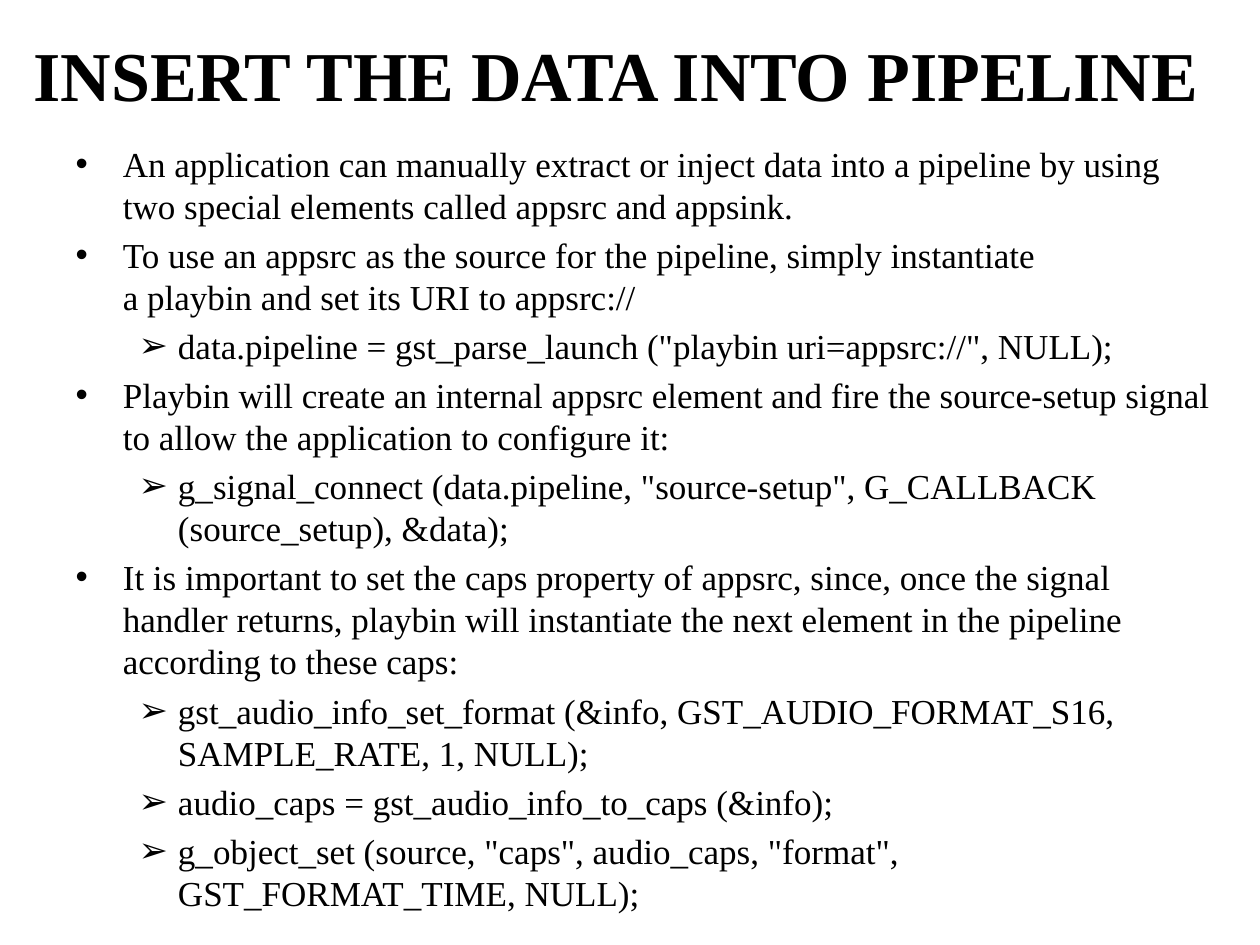
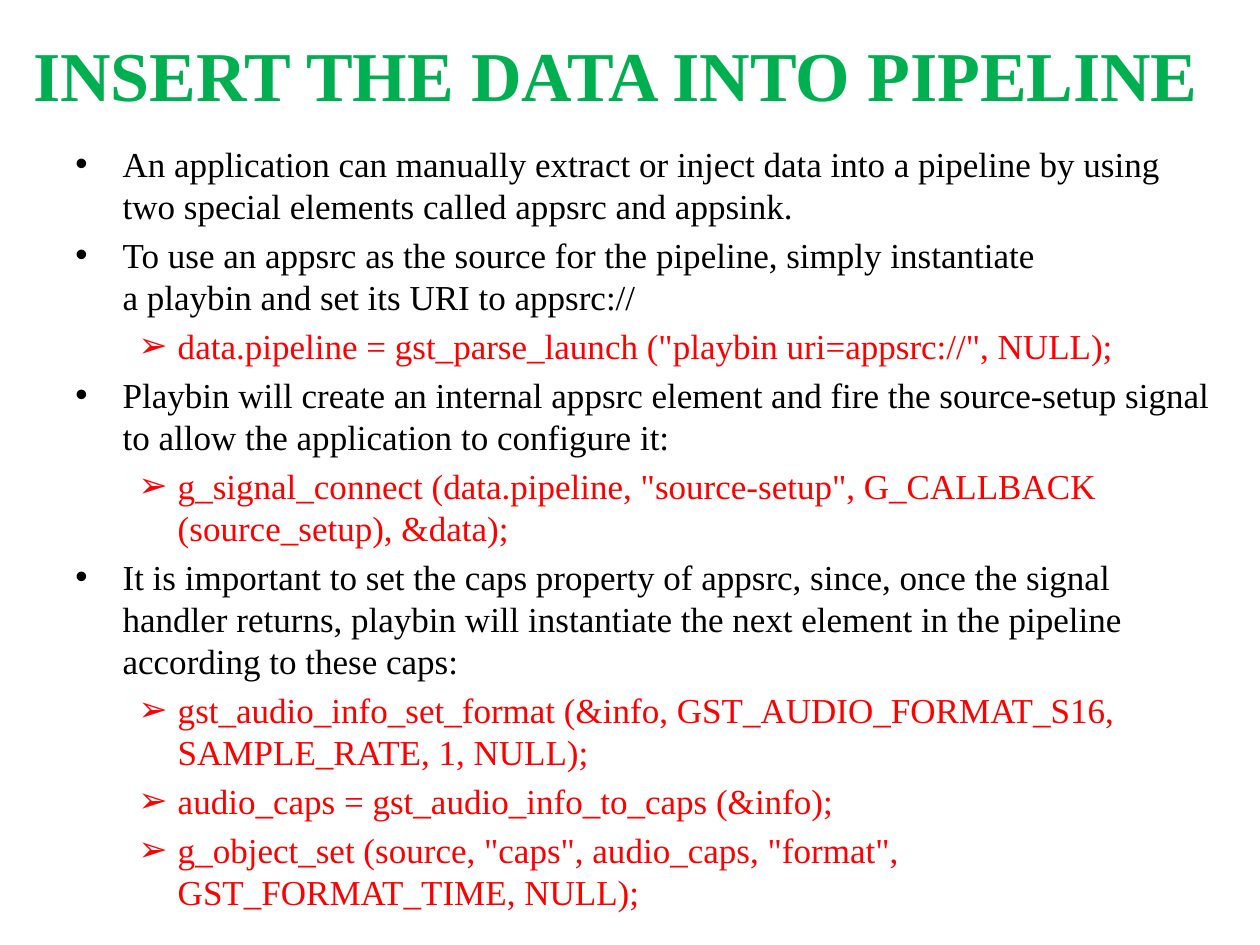
Before and after one commit to shashikala-katthi/TSHtraining, a slide deck: slide 18 of Video/Docs/Gstreamer.pptx (slide 11 before the commit). Drawn at 1260x945 pixels with LibreOffice and Linux fonts; fonts in the diff are those of the drawing. Boxes give left, top, right and bottom in pixels: in the first picture for what was removed or moved away, otherwise in the second. Text is boxed around its words. In the diff, an @@ line names an element or a change of style, - is before the commit and + after.

```diff
--- a/Video/Docs/Gstreamer.pptx
+++ b/Video/Docs/Gstreamer.pptx
@@ text "INSERT THE DATA INTO PIPELINE" at (33,54,1197,102): text colour #000000 to #00B050 @@
@@ text "An application can manually extract ..." at (123,152,1209,912): text colour #000000 to #FF0000 in "data.pipeline = gst_parse_launch ("playbin uri=appsrc://", N ...", "g_signal_connect (data.pipeline, "source-setup", G_CALLBACK  ...", "gst_audio_info_set_format (&info, GST_AUDIO_FORMAT_S16, SAMP ...", "audio_caps = gst_audio_info_to_caps (&info);" and 1 more places; indent changed @@
```
Also in this commit, not shown: 19 other slides changed, 7 slides added.
